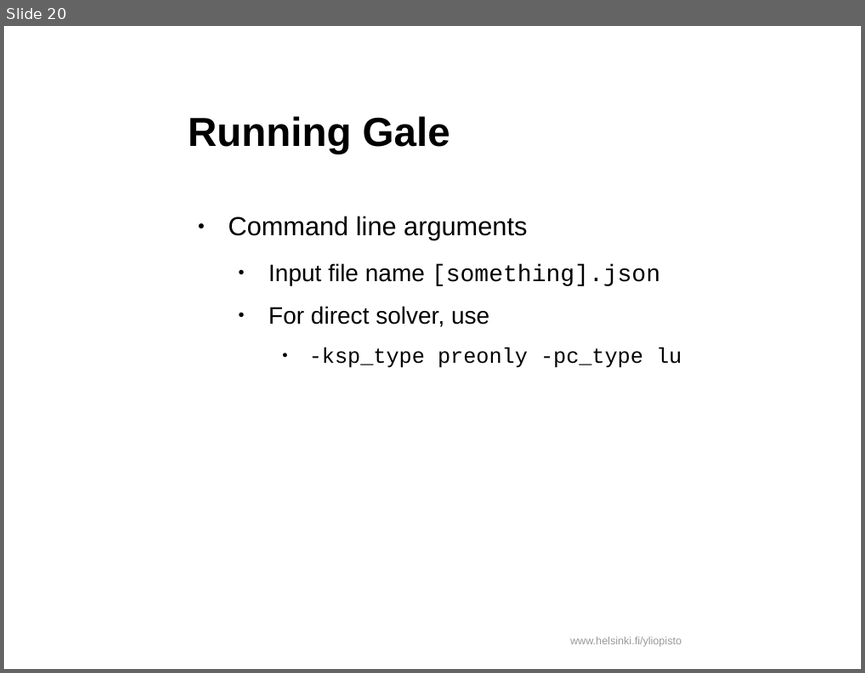
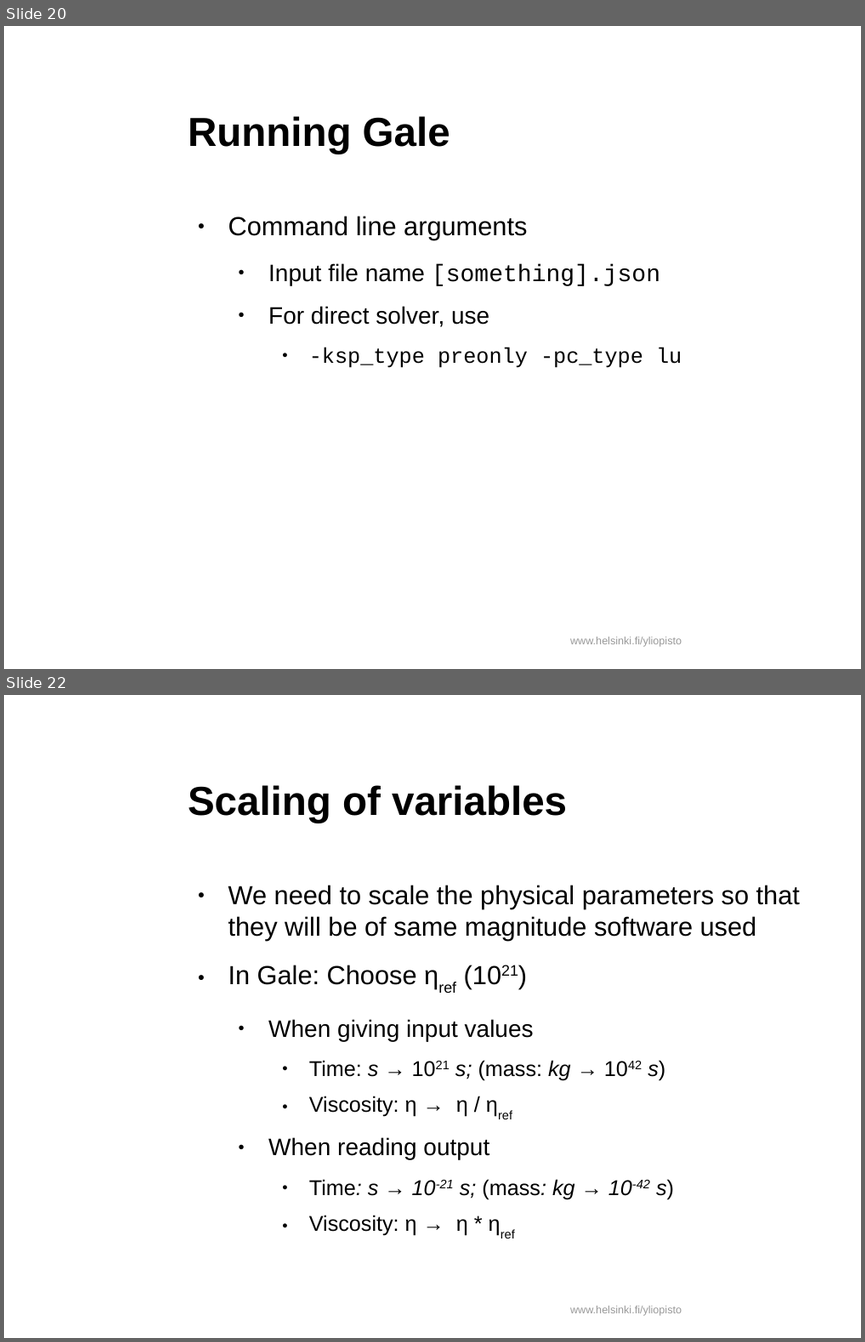
Before and after one commit to HUGG/NGWM2016-modelling-course, a slide deck: Lessons/07-Gale-model-design/Gale-model-design.odp. Shown one above the other, each under a label of ours: slide 20 before the commit, slides 20 and 22 after it; the slides between them are not shown. The pictures are 865x673 and 865x1342 pixels, drawn with LibreOffice and Linux fonts; fonts in the diff are those of the drawing; background and template pictures are left out. Boxes give left, top, right and bottom in pixels: in the first picture for what was removed or moved away, otherwise in the second. Text is boxed around its words. In the diff, an @@ line names an element or a change of style, - is before the commit and + after.

```diff
--- a/Lessons/07-Gale-model-design/Gale-model-design.odp
+++ b/Lessons/07-Gale-model-design/Gale-model-design.odp
@@ slide 22 added at [4, 695, 861, 1338], background #FFFFFF; not listed: 1 template element that a slide beside it also shows @@
@@ title added at [188, 785, 567, 823], 34 pt, text #000000, bold @@
+Scaling of variables
@@ text added at [228, 885, 800, 1236], 22 pt, text #000000 @@
+● We need to scale the physical parameters so that they will be of same magnitude software used
+● In Gale: Choose ηref (1021)
+  ● When giving input values
+    ● Time: s → 1021 s; (mass: kg → 1042 s)
+    ● Viscosity: η → η / ηref
+  ● When reading output
+    ● Time: s → 10-21 s; (mass: kg → 10-42 s)
+    ● Viscosity: η → η * ηref
```
Also in this commit, not shown: 1 slide changed, 1 other slide added, 1 other file.
